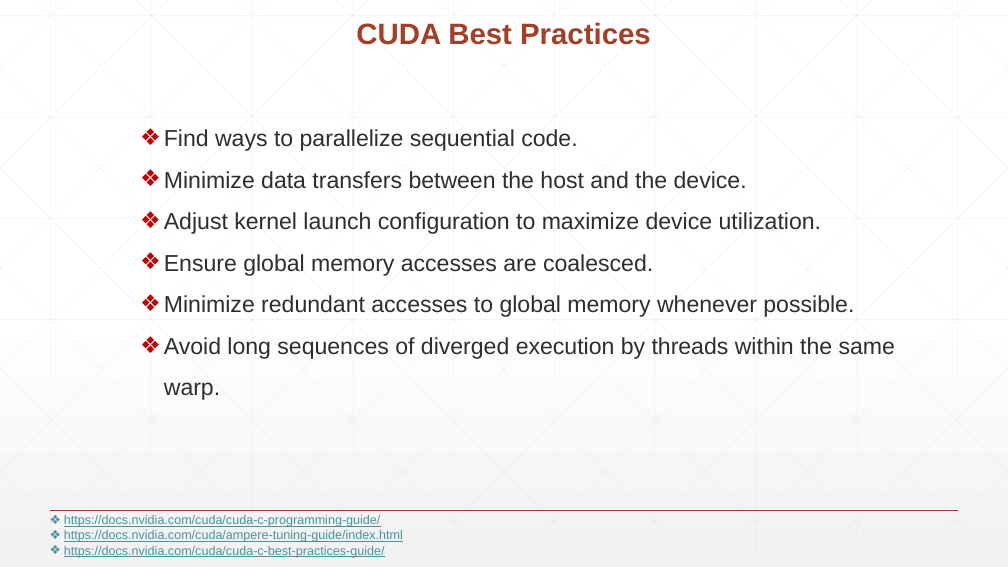
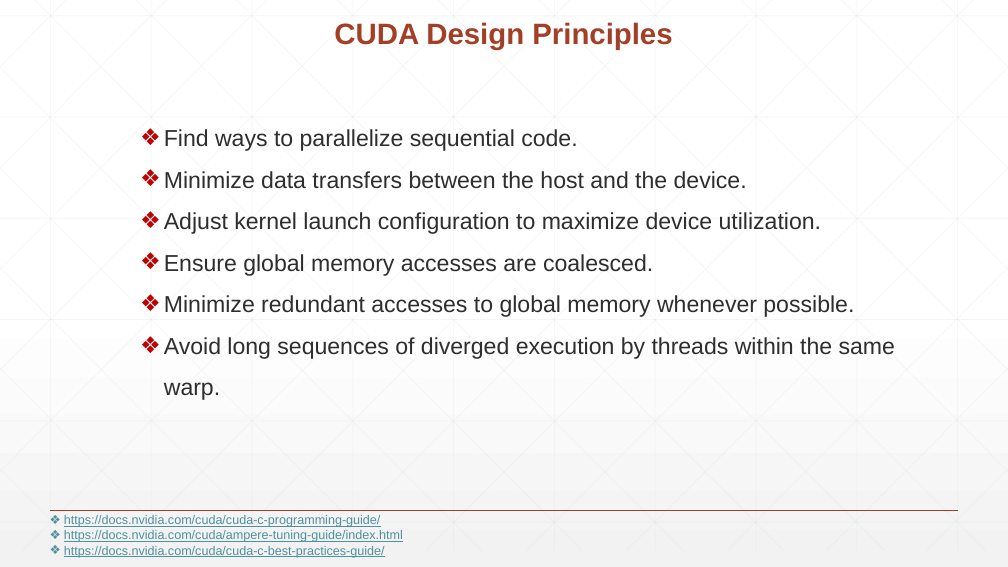
Before and after one commit to knasiotis/postgraduate_thesis, a slide deck: slide 28 of thesis/presentation.pptx (slide 24 before the commit). Drawn at 1008x567 pixels with LibreOffice and Linux fonts; fonts in the diff are those of the drawing. Boxes give left, top, right and bottom in pixels: in the first picture for what was removed or moved away, otherwise in the second. Text is boxed around its words. In the diff, an @@ line names an element or a change of style, - is before the commit and + after.

```diff
--- a/thesis/presentation.pptx
+++ b/thesis/presentation.pptx
@@ text at (334,22,672,50): text changed @@
-CUDA Best Practices
+CUDA Design Principles
```
Also in this commit, not shown: 27 other slides changed, 17 slides added, 11 slides removed, 1 other file.
